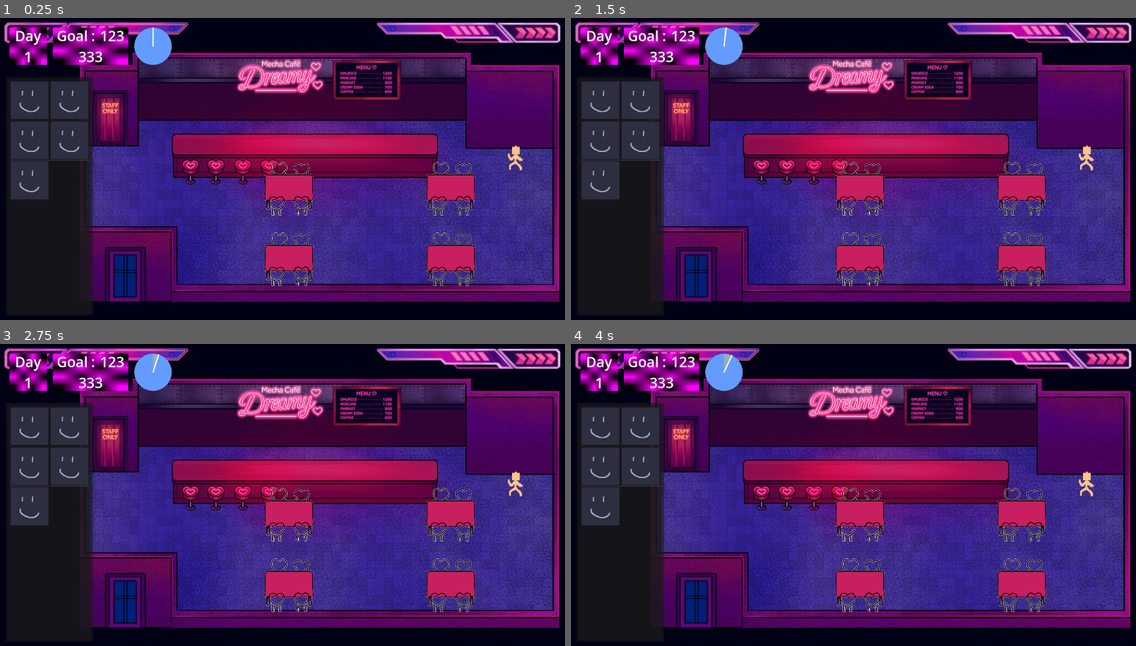
Above: before the commit, frames 1-4 (two rows, left to right).
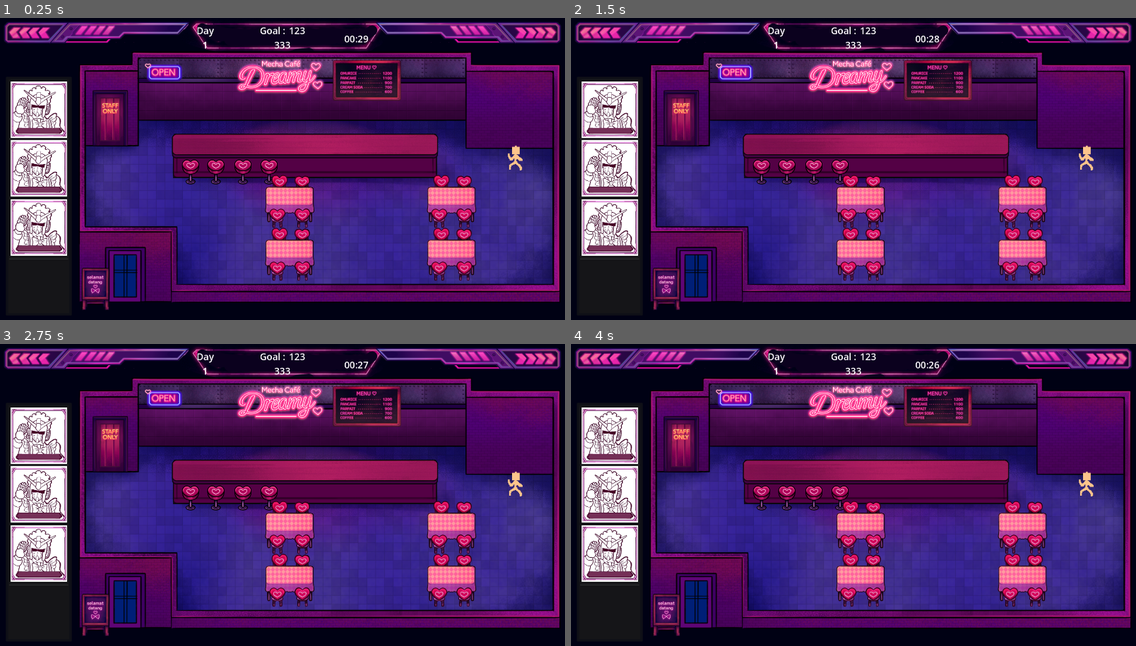
Above: after the commit, the same moments.

Repository: adiandrianto/GundamMaidCafe
Game: Godot game, scene res://Scenes/main_scene.tscn
Two runs of this game, one before a commit and one after it. Both use one fixed random seed, a clock stepped at 60 frames per second and the inputs below.
Inputs (mouse positions are in pixels of both pictures, inside the frame that each line leads up to):
- Up to frame 1 (0.25 s): no input
- Up to frame 2 (1.5 s): tap Enter at 0.5 s; move the mouse to (977, 159) at 0.52 s; click (977, 159) at 0.67 s; tap Space at 1.25 s; drag from (740, 193) to (1085, 156) at 1.27 s
- Up to frame 3 (2.75 s): tap Enter at 2 s; move the mouse to (339, 431) at 2.02 s; click (339, 431) at 2.17 s
- Up to frame 4 (4 s): tap Space at 2.75 s; drag from (825, 567) to (1023, 516) at 2.77 s; tap Enter at 3.5 s; move the mouse to (1023, 549) at 3.52 s; click (1023, 549) at 3.67 s

The runs differ from the first frame. In frame 1, 30% of the frame differs, in the area x 0-100%, y 0-97%; in frame 2, 30%; in frame 3, 30%; in frame 4, 30%.

Commit message:
update bg etc

Diff:
--- a/Resources/Levels/level_01.tres
+++ b/Resources/Levels/level_01.tres
@@ -7,7 +7,7 @@
 level = 1
 total_table = 4
 total_goal = 20
-level_duration = 60.0
+level_duration = 30.0
 total_maid = 5
 total_customer = 5
 metadata/_custom_type_script = "uid://exowwjnkm4qb"
--- a/Resources/ui_typography.tres
+++ b/Resources/ui_typography.tres
@@ -1,4 +1,4 @@
 [gd_resource type="Theme" format=3 uid="uid://b56wnyk2vvkky"]
 
 [resource]
-default_font_size = 48
+default_font_size = 32
--- a/Scenes/Prefabs/level.gd
+++ b/Scenes/Prefabs/level.gd
@@ -11,6 +11,7 @@
 @onready var customer_timer: Timer = %CustomerTimer
 @onready var level_timer: Timer = %LevelTimer
 
+@onready var close_sign: TextureRect = %CloseSign
 var table_columns := 3
 
 func _ready() -> void:
@@ -66,5 +67,6 @@
 			table_container.add_child(table)
 
 			table.global_position = area_pos + Vector2( start_x + (col + 0.5) * cell_width, (row + 0.5) * cell_height )
+
 func _level_finished():
-	pass # scoring
+	close_sign.texture  = preload("res://Assets/Visual/closed.png")
--- a/Scenes/Prefabs/table.tscn
+++ b/Scenes/Prefabs/table.tscn
@@ -1,7 +1,8 @@
 [gd_scene format=3 uid="uid://caad16wajmi5r"]
 
 [ext_resource type="Script" uid="uid://j03vy0mxoci0" path="res://Scripts/table.gd" id="1_qieex"]
-[ext_resource type="Texture2D" uid="uid://butq0gcvivy4u" path="res://Assets/table.png" id="2_0wqgb"]
+[ext_resource type="Texture2D" uid="uid://dk6gs05p0a2ng" path="res://Assets/Visual/Table/table_top.png" id="2_h1myl"]
+[ext_resource type="Texture2D" uid="uid://bkgtaoay4lk5b" path="res://Assets/Visual/Table/table_mid.png" id="3_hijgu"]
 
 [sub_resource type="RectangleShape2D" id="RectangleShape2D_0wqgb"]
 size = Vector2(200, 128)
@@ -9,9 +10,14 @@
 [node name="Table" type="Area2D" unique_id=144276520]
 script = ExtResource("1_qieex")
 
-[node name="TextureRect" type="Sprite2D" parent="." unique_id=1566828146]
-z_index = 1
-texture = ExtResource("2_0wqgb")
+[node name="Top" type="Sprite2D" parent="." unique_id=1566828146]
+position = Vector2(-1, -68)
+texture = ExtResource("2_h1myl")
+
+[node name="Bottom" type="Sprite2D" parent="." unique_id=1646072642]
+z_index = 3
+position = Vector2(0, 28)
+texture = ExtResource("3_hijgu")
 
 [node name="MaidSpot" type="Marker2D" parent="." unique_id=383507012]
 unique_name_in_owner = true
--- a/Scenes/main_scene.tscn
+++ b/Scenes/main_scene.tscn
@@ -3,19 +3,14 @@
 [ext_resource type="Theme" uid="uid://b56wnyk2vvkky" path="res://Resources/ui_typography.tres" id="1_iacmt"]
 [ext_resource type="Texture2D" uid="uid://bwewcyswgkccw" path="res://Assets/Visual/Timer/under.png" id="2_6ev3c"]
 [ext_resource type="Script" uid="uid://djukkam3b3ipd" path="res://Scenes/Prefabs/level.gd" id="2_huasi"]
-[ext_resource type="Texture2D" uid="uid://bv8g2acg7rq5h" path="res://Assets/Visual/Gundam/portrait_placeholder.png" id="2_maf8m"]
 [ext_resource type="Resource" uid="uid://dd578tonen54x" path="res://Resources/Levels/level_01.tres" id="3_m1efj"]
 [ext_resource type="Texture2D" uid="uid://gqrwyfcrtey5" path="res://Assets/Visual/Timer/progress.png" id="3_maf8m"]
 [ext_resource type="Script" uid="uid://bd0silew467al" path="res://Scripts/timer.gd" id="4_huasi"]
+[ext_resource type="Texture2D" uid="uid://bw5jjovgfcv6v" path="res://Assets/portrait.jpg" id="4_mai8y"]
 [ext_resource type="Texture2D" uid="uid://drop2d8nm5yea" path="res://Assets/Visual/Timer/over.png" id="5_m1efj"]
+[ext_resource type="Texture2D" uid="uid://cjli8y6vfwlp8" path="res://Assets/Visual/bg.png" id="9_76v2p"]
 [ext_resource type="Script" uid="uid://dpihwoxs0dphu" path="res://Scenes/customer_queue.gd" id="10_76v2p"]
-[ext_resource type="Texture2D" uid="uid://c0vu4dookr846" path="res://Assets/image.png" id="11_drdnd"]
-
-[sub_resource type="PlaceholderTexture2D" id="PlaceholderTexture2D_2ia5b"]
-size = Vector2(128, 128)
-
-[sub_resource type="PlaceholderTexture2D" id="PlaceholderTexture2D_52fb6"]
-size = Vector2(256, 128)
+[ext_resource type="Texture2D" uid="uid://drlbsa1jv41uh" path="res://Assets/Visual/open.png" id="10_drdnd"]
 
 [sub_resource type="NavigationPolygon" id="NavigationPolygon_m1efj"]
 vertices = PackedVector2Array(1456.0078, 193.96875, 1457.9766, 684.02344, 181.14063, 690.96875, 194.85938, 187.02344)
@@ -32,14 +27,16 @@
 
 [node name="UI" type="Control" parent="UILayer" unique_id=935409973]
 layout_mode = 3
-anchors_preset = 0
-offset_right = 40.0
-offset_bottom = 40.0
+anchors_preset = 15
+anchor_right = 1.0
+anchor_bottom = 1.0
+grow_horizontal = 2
+grow_vertical = 2
 theme = ExtResource("1_iacmt")
 
 [node name="MaidList" type="MarginContainer" parent="UILayer/UI" unique_id=2088886791]
 layout_mode = 1
-offset_right = 336.0
+offset_right = 264.0
 offset_bottom = 1032.0
 theme_override_constants/margin_left = 20
 theme_override_constants/margin_top = 200
@@ -47,7 +44,7 @@
 theme_override_constants/margin_bottom = 20
 
 [node name="MaidListPanel" type="PanelContainer" parent="UILayer/UI/MaidList" unique_id=1294003327]
-custom_minimum_size = Vector2(200, 800)
+custom_minimum_size = Vector2(160, 800)
 layout_mode = 2
 
 [node name="MarginContainer" type="MarginContainer" parent="UILayer/UI/MaidList/MaidListPanel" unique_id=539526337]
@@ -63,85 +60,80 @@
 theme_override_constants/v_separation = 8
 auto_width = true
 item_count = 5
-max_columns = 2
-item_0/icon = ExtResource("2_maf8m")
-item_1/icon = ExtResource("2_maf8m")
-item_2/icon = ExtResource("2_maf8m")
-item_3/icon = ExtResource("2_maf8m")
-item_4/icon = ExtResource("2_maf8m")
+item_0/icon = ExtResource("4_mai8y")
+item_1/icon = ExtResource("4_mai8y")
+item_2/icon = ExtResource("4_mai8y")
 
 [node name="UpperContainer" type="MarginContainer" parent="UILayer/UI" unique_id=1126750196]
 layout_mode = 1
-offset_right = 584.0
-offset_bottom = 160.0
-theme_override_constants/margin_left = 32
-theme_override_constants/margin_top = 32
+anchors_preset = 5
+anchor_left = 0.5
+anchor_right = 0.5
+offset_left = -292.0
+offset_right = 292.0
+offset_bottom = 154.0
+grow_horizontal = 2
+theme_override_constants/margin_top = 20
+theme_override_constants/margin_bottom = 32
 
 [node name="HBoxContainer" type="HBoxContainer" parent="UILayer/UI/UpperContainer" unique_id=627021523]
 layout_mode = 2
-theme_override_constants/separation = 20
-
-[node name="DayTexture" type="TextureRect" parent="UILayer/UI/UpperContainer/HBoxContainer" unique_id=1468314356]
-layout_mode = 2
-texture = SubResource("PlaceholderTexture2D_2ia5b")
-
-[node name="VBoxContainer" type="VBoxContainer" parent="UILayer/UI/UpperContainer/HBoxContainer/DayTexture" unique_id=1790414617]
-layout_mode = 1
-anchors_preset = 15
-anchor_right = 1.0
-anchor_bottom = 1.0
-grow_horizontal = 2
-grow_vertical = 2
-
-[node name="Label" type="Label" parent="UILayer/UI/UpperContainer/HBoxContainer/DayTexture/VBoxContainer" unique_id=142163728]
+
+[node name="DayContainer" type="VBoxContainer" parent="UILayer/UI/UpperContainer/HBoxContainer" unique_id=1790414617]
+layout_mode = 2
+size_flags_horizontal = 2
+size_flags_vertical = 0
+alignment = 1
+
+[node name="Label" type="Label" parent="UILayer/UI/UpperContainer/HBoxContainer/DayContainer" unique_id=142163728]
 layout_mode = 2
 size_flags_horizontal = 4
 size_flags_vertical = 6
 text = "Day"
 
-[node name="DayLabel" type="Label" parent="UILayer/UI/UpperContainer/HBoxContainer/DayTexture/VBoxContainer" unique_id=538932913]
+[node name="DayLabel" type="Label" parent="UILayer/UI/UpperContainer/HBoxContainer/DayContainer" unique_id=538932913]
 unique_name_in_owner = true
 layout_mode = 2
 size_flags_horizontal = 4
 size_flags_vertical = 6
 text = "1"
 
-[node name="Goal" type="TextureRect" parent="UILayer/UI/UpperContainer/HBoxContainer" unique_id=1389141441]
-layout_mode = 2
-texture = SubResource("PlaceholderTexture2D_52fb6")
-
-[node name="VBoxContainer" type="VBoxContainer" parent="UILayer/UI/UpperContainer/HBoxContainer/Goal" unique_id=683685058]
-layout_mode = 1
-anchors_preset = 15
-anchor_right = 1.0
-anchor_bottom = 1.0
-grow_horizontal = 2
-grow_vertical = 2
+[node name="GoalContainer" type="VBoxContainer" parent="UILayer/UI/UpperContainer/HBoxContainer" unique_id=683685058]
+layout_mode = 2
+size_flags_horizontal = 6
+size_flags_vertical = 0
 alignment = 1
 
-[node name="HBoxContainer" type="HBoxContainer" parent="UILayer/UI/UpperContainer/HBoxContainer/Goal/VBoxContainer" unique_id=567597413]
-layout_mode = 2
-size_flags_horizontal = 4
-size_flags_vertical = 6
-
-[node name="Label" type="Label" parent="UILayer/UI/UpperContainer/HBoxContainer/Goal/VBoxContainer/HBoxContainer" unique_id=2088499103]
+[node name="HBoxContainer" type="HBoxContainer" parent="UILayer/UI/UpperContainer/HBoxContainer/GoalContainer" unique_id=567597413]
+layout_mode = 2
+size_flags_horizontal = 4
+size_flags_vertical = 6
+
+[node name="Label" type="Label" parent="UILayer/UI/UpperContainer/HBoxContainer/GoalContainer/HBoxContainer" unique_id=2088499103]
 layout_mode = 2
 text = "Goal : "
 
-[node name="GoalLabel" type="Label" parent="UILayer/UI/UpperContainer/HBoxContainer/Goal/VBoxContainer/HBoxContainer" unique_id=787618044]
+[node name="GoalLabel" type="Label" parent="UILayer/UI/UpperContainer/HBoxContainer/GoalContainer/HBoxContainer" unique_id=787618044]
 unique_name_in_owner = true
 layout_mode = 2
 theme = ExtResource("1_iacmt")
 text = "123"
 
-[node name="IncomeLabel" type="Label" parent="UILayer/UI/UpperContainer/HBoxContainer/Goal/VBoxContainer" unique_id=443870063]
+[node name="IncomeLabel" type="Label" parent="UILayer/UI/UpperContainer/HBoxContainer/GoalContainer" unique_id=443870063]
 unique_name_in_owner = true
 layout_mode = 2
 size_flags_horizontal = 4
 size_flags_vertical = 6
 text = "333"
 
+[node name="LevelDurationLabel" type="Label" parent="UILayer/UI/UpperContainer/HBoxContainer" unique_id=1216051790]
+unique_name_in_owner = true
+layout_mode = 2
+size_flags_horizontal = 10
+text = "02.00"
+
 [node name="TimerProgress" type="TextureProgressBar" parent="UILayer/UI/UpperContainer/HBoxContainer" unique_id=821193855]
+visible = false
 layout_mode = 2
 value = 7.0
 fill_mode = 5
@@ -168,7 +160,6 @@
 texture = ExtResource("5_m1efj")
 
 [node name="BGLayer" type="CanvasLayer" parent="." unique_id=1436563397]
-process_mode = 4
 layer = -1
 
 [node name="BG" type="TextureRect" parent="BGLayer" unique_id=103873384]
@@ -178,8 +169,13 @@
 grow_horizontal = 2
 grow_vertical = 2
 mouse_filter = 2
-texture = ExtResource("11_drdnd")
-metadata/_edit_lock_ = true
+texture = ExtResource("9_76v2p")
+
+[node name="CloseSign" type="TextureRect" parent="BGLayer" unique_id=16970312]
+unique_name_in_owner = true
+offset_right = 40.0
+offset_bottom = 40.0
+texture = ExtResource("10_drdnd")
 
 [node name="CustomerContainer" type="Marker2D" parent="." unique_id=1653582437]
 unique_name_in_owner = true
@@ -200,16 +196,15 @@
 
 [node name="TableArea" type="Control" parent="." unique_id=128824394]
 unique_name_in_owner = true
-custom_minimum_size = Vector2(1100, 480)
+custom_minimum_size = Vector2(1100, 360)
 layout_mode = 3
 anchors_preset = 0
 offset_left = 710.0
-offset_top = 464.0
+offset_top = 528.0
 offset_right = 1810.0
-offset_bottom = 944.0
+offset_bottom = 888.0
 
 [node name="NavRegion" type="NavigationRegion2D" parent="." unique_id=1761120032]
 unique_name_in_owner = true
-visible = false
 position = Vector2(402, 215)
 navigation_polygon = SubResource("NavigationPolygon_m1efj")
--- a/Scripts/timer.gd
+++ b/Scripts/timer.gd
@@ -2,7 +2,15 @@
 
 @onready var jarum: TextureRect = %JarumJam
 @onready var timer: Timer = %LevelTimer
+@onready var level_duration_label: Label = %LevelDurationLabel
 
 func _process(_delta: float) -> void:
 	jarum.rotation_degrees = -(value / 100) * 360
 	value = (timer.time_left / timer.wait_time) * 100
+
+	var total_seconds := int(timer.time_left)
+
+	var minutes := total_seconds / 60
+	var seconds := total_seconds % 60
+
+	level_duration_label.text = "%02d:%02d" % [minutes, seconds]
Binary file changed: Assets/Visual/Table/table.png
Binary file added: Assets/Visual/Table/table_mid.png
Not shown, added: Assets/Visual/Table/table_mid.png.import
Binary file added: Assets/Visual/Table/table_top.png
Not shown, added: Assets/Visual/Table/table_top.png.import
Binary file added: Assets/Visual/bg.png
Not shown, added: Assets/Visual/bg.png.import
Binary file added: Assets/Visual/closed.png
Not shown, added: Assets/Visual/closed.png.import
Binary file added: Assets/Visual/open.png
Not shown, changed: Assets/Visual/open.png.import
Binary file added: Assets/portrait.jpg
(and 2 more such lines)
